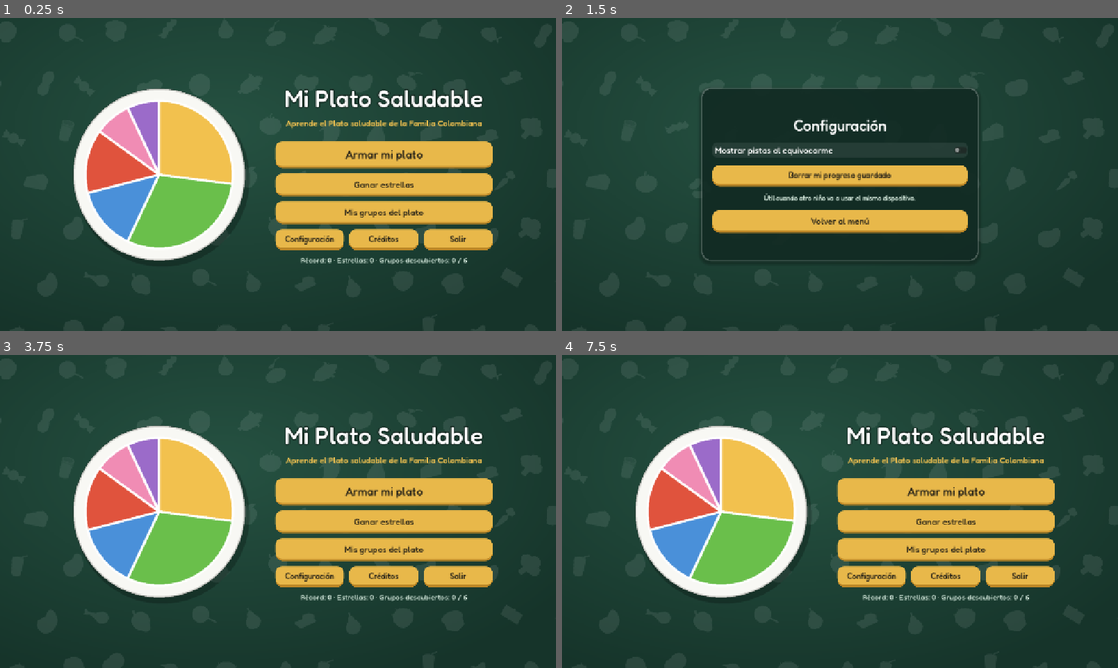
Above: before the commit, frames 1-4 (two rows, left to right).
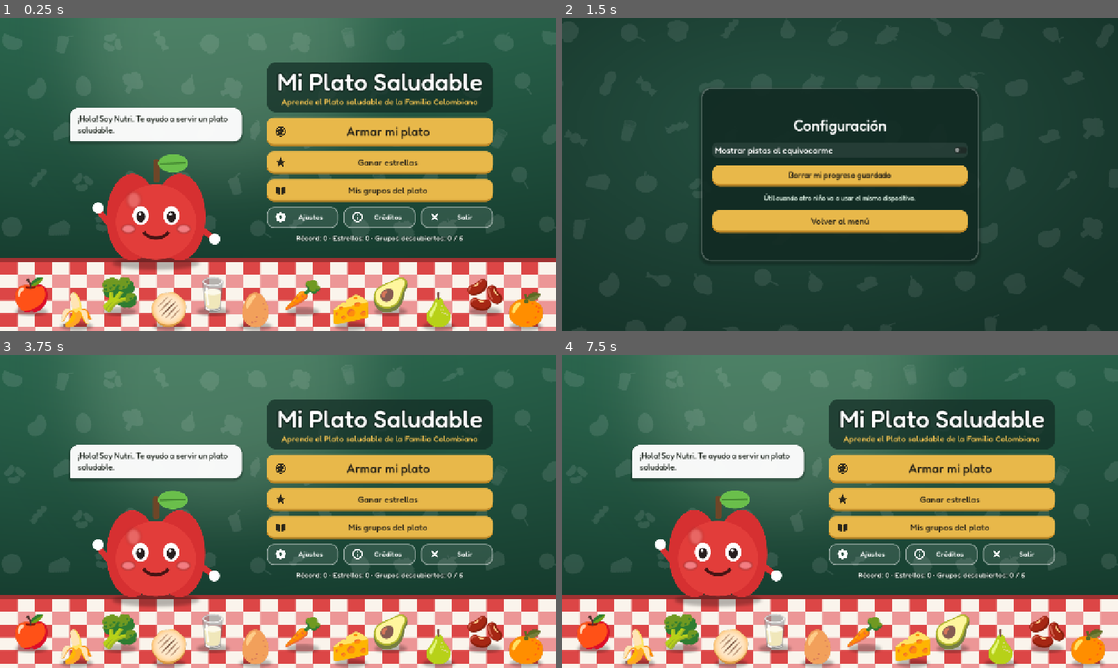
Above: after the commit, the same moments.

Repository: Rcongo01/produccion-videojuegos-2026-2
Game: Godot game, scene res://src/core/main_app.tscn
Two runs of this game, one before a commit and one after it. Both use one fixed random seed, a clock stepped at 60 frames per second and the inputs below.
Inputs (mouse positions are in pixels of both pictures, inside the frame that each line leads up to):
- Up to frame 1 (0.25 s): no input
- Up to frame 2 (1.5 s): click "Configuración" (after the commit: "Ajustes") at 0.5 s; click "Mostrar pistas al equivocarme" at 1.25 s
- Up to frame 3 (3.75 s): click "Borrar mi progreso guardado" at 2 s; click "¿Seguro? Toca otra vez para b…" at 2.75 s; click "Volver al menú" at 3.5 s
- Up to frame 4 (7.5 s): click "Créditos" at 4.25 s; tap Enter at 5, 6.5 s; move the mouse to (962, 495) at 5.02 s; hold D (move_right) 5.03-5.78 s; click (962, 495) at 5.1 s; tap Space at 5.75, 7.25 s; move the mouse to (728, 527) at 5.77 s; hold A (move_left) 5.78-6.53 s; click (728, 527) at 5.85 s; move the mouse to (895, 442) at 6.52 s; hold D (move_right) from 6.53 s (still down); click (895, 442) at 6.6 s; move the mouse to (812, 574) at 7.27 s; click (812, 574) at 7.35 s

The runs differ from the first frame. In frame 1, 75% of the frame differs, in the area x 0-100%, y 0-100%; in frame 2, nothing differs; in frame 3, 74%; in frame 4, 74%.

Commit message:
feat: decorate main menu with illustrated background and Nutri mascot

Diff:
--- a/src/core/main_app.tscn
+++ b/src/core/main_app.tscn
@@ -2,11 +2,13 @@
 
 [ext_resource type="Script" path="res://src/core/main_app.gd" id="1_main"]
 [ext_resource type="Texture2D" path="res://src/assets/ui/background.png" id="2_bg"]
+[ext_resource type="Theme" path="res://src/assets/ui/ui_theme.tres" id="th_ui"]
 
 [node name="MainApp" type="Node"]
 script = ExtResource("1_main")
 
 [node name="Fondo" type="ColorRect" parent="."]
+z_index = -10
 anchors_preset = 15
 anchor_right = 1.0
 anchor_bottom = 1.0
@@ -16,6 +18,7 @@
 color = Color(0.12, 0.26, 0.21, 1)
 
 [node name="FondoImagen" type="TextureRect" parent="."]
+z_index = -10
 anchors_preset = 15
 anchor_right = 1.0
 anchor_bottom = 1.0
@@ -27,6 +30,7 @@
 stretch_mode = 6
 
 [node name="SceneContainer" type="Control" parent="."]
+theme = ExtResource("th_ui")
 layout_mode = 3
 anchors_preset = 15
 anchor_right = 1.0
--- a/src/scenes/main/menu_panel.gd
+++ b/src/scenes/main/menu_panel.gd
@@ -1,11 +1,20 @@
 # res://src/scenes/main/menu_panel.gd
 # Lab 4: la navegación la hacen las instancias de ButtonNav (configuradas en el Inspector).
-# Lab 7: muestra el progreso persistente y oculta "Salir" en la versión Web
-# (en un navegador la página no se puede cerrar desde el juego).
+# Lab 7: muestra el progreso persistente y oculta "Salir" en la versión Web.
+# Lab 8: menú decorado (fondo ilustrado + mascota Nutri). La mascota "respira" con un Tween
+#        y su globo rota consejos de las Guías Alimentarias para dar vida a la pantalla.
 extends Control
+
+const TIP_INTERVAL := 7.0
 
 @onready var btn_exit: Button = $HBox/VBoxMenu/HBoxSmall/BtnExit
 @onready var lbl_stats: Label = $HBox/VBoxMenu/LblStats
+@onready var mascot: TextureRect = $HBox/MascotColumn/Mascot
+@onready var bubble: PanelContainer = $HBox/MascotColumn/Bubble
+@onready var lbl_tip: Label = $HBox/MascotColumn/Bubble/LblTip
+
+var tips: Array[String] = []
+var tip_index: int = 0
 
 
 func _ready() -> void:
@@ -17,3 +26,32 @@
 	lbl_stats.text = "Récord: %d · Estrellas: %d · Grupos descubiertos: %d / %d" % [
 		GlobalManager.best_score, GlobalManager.bonuses.size(),
 		GlobalManager.groups_learned.size(), GlobalManager.groups.size()]
+
+	tips.append("¡Hola! Soy Nutri. Te ayudo a servir un plato saludable.")
+	if GlobalManager.groups_learned.size() < GlobalManager.groups.size():
+		tips.append("Ya descubriste %d de 6 grupos. ¡Arma un plato para encontrar los demás!" % GlobalManager.groups_learned.size())
+	for message in GlobalManager.GABA_MESSAGES:
+		tips.append(message)
+
+	_animate_mascot()
+	var timer := Timer.new()
+	timer.wait_time = TIP_INTERVAL
+	timer.autostart = true
+	timer.timeout.connect(_next_tip)
+	add_child(timer)
+
+
+func _animate_mascot() -> void:
+	await get_tree().process_frame
+	mascot.pivot_offset = Vector2(mascot.size.x / 2.0, mascot.size.y)
+	var tween := create_tween().set_loops()
+	tween.tween_property(mascot, "scale", Vector2(1.03, 0.97), 0.9).set_trans(Tween.TRANS_SINE)
+	tween.tween_property(mascot, "scale", Vector2(0.98, 1.02), 0.9).set_trans(Tween.TRANS_SINE)
+
+
+func _next_tip() -> void:
+	tip_index = (tip_index + 1) % tips.size()
+	var tween := create_tween()
+	tween.tween_property(bubble, "modulate:a", 0.0, 0.25)
+	tween.tween_callback(func() -> void: lbl_tip.text = tips[tip_index])
+	tween.tween_property(bubble, "modulate:a", 1.0, 0.25)
--- a/src/scenes/main/menu_panel.tscn
+++ b/src/scenes/main/menu_panel.tscn
@@ -1,8 +1,41 @@
-[gd_scene load_steps=4 format=3]
+[gd_scene load_steps=14 format=3]
 
 [ext_resource type="Script" path="res://src/scenes/main/menu_panel.gd" id="1_menu"]
 [ext_resource type="PackedScene" path="res://src/components/navigation/button_nav.tscn" id="2_nav"]
-[ext_resource type="Texture2D" path="res://src/assets/ui/logo_plato.png" id="3_logo"]
+[ext_resource type="Theme" path="res://src/assets/ui/ui_theme.tres" id="3_theme"]
+[ext_resource type="Texture2D" path="res://src/assets/ui/menu_background.png" id="4_bg"]
+[ext_resource type="Texture2D" path="res://src/assets/ui/mascot_nutri.png" id="5_mascot"]
+[ext_resource type="Texture2D" path="res://src/assets/ui/icons/plate.png" id="6_plate"]
+[ext_resource type="Texture2D" path="res://src/assets/ui/icons/star.png" id="7_star"]
+[ext_resource type="Texture2D" path="res://src/assets/ui/icons/book.png" id="8_book"]
+[ext_resource type="Texture2D" path="res://src/assets/ui/icons/gear.png" id="9_gear"]
+[ext_resource type="Texture2D" path="res://src/assets/ui/icons/info.png" id="10_info"]
+[ext_resource type="Texture2D" path="res://src/assets/ui/icons/close.png" id="11_close"]
+
+[sub_resource type="StyleBoxFlat" id="Bubble"]
+content_margin_left = 18.0
+content_margin_top = 14.0
+content_margin_right = 18.0
+content_margin_bottom = 14.0
+bg_color = Color(1, 1, 1, 0.96)
+corner_radius_top_left = 20
+corner_radius_top_right = 20
+corner_radius_bottom_right = 20
+corner_radius_bottom_left = 4
+shadow_color = Color(0, 0, 0, 0.25)
+shadow_size = 6
+shadow_offset = Vector2(0, 3)
+
+[sub_resource type="StyleBoxFlat" id="TitleBand"]
+content_margin_left = 24.0
+content_margin_top = 10.0
+content_margin_right = 24.0
+content_margin_bottom = 12.0
+bg_color = Color(0.07, 0.17, 0.14, 0.72)
+corner_radius_top_left = 22
+corner_radius_top_right = 22
+corner_radius_bottom_right = 22
+corner_radius_bottom_left = 22
 
 [node name="MenuPanel" type="Control"]
 layout_mode = 3
@@ -12,7 +45,21 @@
 grow_horizontal = 2
 grow_vertical = 2
 mouse_filter = 2
+theme = ExtResource("3_theme")
 script = ExtResource("1_menu")
+
+[node name="Background" type="TextureRect" parent="."]
+z_index = -1
+layout_mode = 1
+anchors_preset = 15
+anchor_right = 1.0
+anchor_bottom = 1.0
+grow_horizontal = 2
+grow_vertical = 2
+mouse_filter = 2
+texture = ExtResource("4_bg")
+expand_mode = 1
+stretch_mode = 5
 
 [node name="HBox" type="HBoxContainer" parent="."]
 layout_mode = 1
@@ -21,68 +68,97 @@
 anchor_top = 0.5
 anchor_right = 0.5
 anchor_bottom = 0.5
-offset_left = -560.0
-offset_top = -320.0
-offset_right = 560.0
-offset_bottom = 320.0
+offset_left = -590.0
+offset_top = -330.0
+offset_right = 590.0
+offset_bottom = 230.0
 grow_horizontal = 2
 grow_vertical = 2
 mouse_filter = 2
-theme_override_constants/separation = 48
+theme_override_constants/separation = 40
 alignment = 1
 
-[node name="Logo" type="TextureRect" parent="HBox"]
-custom_minimum_size = Vector2(440, 440)
-layout_mode = 2
-size_flags_vertical = 4
-mouse_filter = 2
-texture = ExtResource("3_logo")
+[node name="MascotColumn" type="VBoxContainer" parent="HBox"]
+custom_minimum_size = Vector2(430, 0)
+layout_mode = 2
+size_flags_vertical = 8
+mouse_filter = 2
+theme_override_constants/separation = 6
+alignment = 2
+
+[node name="Bubble" type="PanelContainer" parent="HBox/MascotColumn"]
+layout_mode = 2
+size_flags_horizontal = 4
+mouse_filter = 2
+theme_override_styles/panel = SubResource("Bubble")
+
+[node name="LblTip" type="Label" parent="HBox/MascotColumn/Bubble"]
+custom_minimum_size = Vector2(360, 0)
+layout_mode = 2
+theme_override_colors/font_color = Color(0.17, 0.2, 0.17, 1)
+theme_override_font_sizes/font_size = 18
+text = "¡Hola! Soy Nutri. Te ayudo a servir un plato saludable."
+autowrap_mode = 3
+
+[node name="Mascot" type="TextureRect" parent="HBox/MascotColumn"]
+custom_minimum_size = Vector2(0, 300)
+layout_mode = 2
+mouse_filter = 2
+texture = ExtResource("5_mascot")
 expand_mode = 1
 stretch_mode = 5
 
 [node name="VBoxMenu" type="VBoxContainer" parent="HBox"]
-custom_minimum_size = Vector2(500, 0)
+custom_minimum_size = Vector2(520, 0)
 layout_mode = 2
 size_flags_vertical = 4
 mouse_filter = 2
 theme_override_constants/separation = 12
 
-[node name="LblTitle" type="Label" parent="HBox/VBoxMenu"]
-layout_mode = 2
-theme_override_constants/outline_size = 10
-theme_override_font_sizes/font_size = 54
+[node name="TitleBand" type="PanelContainer" parent="HBox/VBoxMenu"]
+layout_mode = 2
+mouse_filter = 2
+theme_override_styles/panel = SubResource("TitleBand")
+
+[node name="TitleVBox" type="VBoxContainer" parent="HBox/VBoxMenu/TitleBand"]
+layout_mode = 2
+mouse_filter = 2
+theme_override_constants/separation = 0
+
+[node name="LblTitle" type="Label" parent="HBox/VBoxMenu/TitleBand/TitleVBox"]
+layout_mode = 2
+theme_override_constants/outline_size = 12
+theme_override_font_sizes/font_size = 56
 text = "Mi Plato Saludable"
 horizontal_alignment = 1
 
-[node name="LblSubtitle" type="Label" parent="HBox/VBoxMenu"]
+[node name="LblSubtitle" type="Label" parent="HBox/VBoxMenu/TitleBand/TitleVBox"]
 layout_mode = 2
 theme_override_colors/font_color = Color(0.95, 0.76, 0.31, 1)
 theme_override_font_sizes/font_size = 19
 text = "Aprende el Plato saludable de la Familia Colombiana"
 horizontal_alignment = 1
 
-[node name="Spacer" type="Control" parent="HBox/VBoxMenu"]
-custom_minimum_size = Vector2(0, 6)
-layout_mode = 2
-mouse_filter = 2
-
 [node name="BtnPlatePanel" parent="HBox/VBoxMenu" instance=ExtResource("2_nav")]
-custom_minimum_size = Vector2(0, 62)
-layout_mode = 2
-theme_override_font_sizes/font_size = 26
+custom_minimum_size = Vector2(0, 66)
+layout_mode = 2
+theme_override_font_sizes/font_size = 28
 text = "Armar mi plato"
+icon = ExtResource("6_plate")
 target_scene = "res://src/scenes/plate_process/plate_game/plate_game_main.tscn"
 
 [node name="BtnBonusEvent" parent="HBox/VBoxMenu" instance=ExtResource("2_nav")]
 custom_minimum_size = Vector2(0, 52)
 layout_mode = 2
 text = "Ganar estrellas"
+icon = ExtResource("7_star")
 target_scene = "res://src/scenes/plate_process/bonus_event.tscn"
 
 [node name="BtnAlbum" parent="HBox/VBoxMenu" instance=ExtResource("2_nav")]
 custom_minimum_size = Vector2(0, 52)
 layout_mode = 2
 text = "Mis grupos del plato"
+icon = ExtResource("8_book")
 target_scene = "res://src/scenes/album/album_panel.tscn"
 
 [node name="HBoxSmall" type="HBoxContainer" parent="HBox/VBoxMenu"]
@@ -94,28 +170,38 @@
 custom_minimum_size = Vector2(0, 48)
 layout_mode = 2
 size_flags_horizontal = 3
-theme_override_font_sizes/font_size = 18
-text = "Configuración"
+tooltip_text = "Configuración"
+theme_type_variation = &"SecondaryButton"
+theme_override_font_sizes/font_size = 17
+text = "Ajustes"
+icon = ExtResource("9_gear")
 target_scene = "res://src/scenes/config/config_panel.tscn"
 
 [node name="BtnCredits" parent="HBox/VBoxMenu/HBoxSmall" instance=ExtResource("2_nav")]
 custom_minimum_size = Vector2(0, 48)
 layout_mode = 2
 size_flags_horizontal = 3
-theme_override_font_sizes/font_size = 18
+tooltip_text = "Créditos"
+theme_type_variation = &"SecondaryButton"
+theme_override_font_sizes/font_size = 17
 text = "Créditos"
+icon = ExtResource("10_info")
 target_scene = "res://src/scenes/credits/credits_panel.tscn"
 
 [node name="BtnExit" type="Button" parent="HBox/VBoxMenu/HBoxSmall"]
 custom_minimum_size = Vector2(0, 48)
 layout_mode = 2
 size_flags_horizontal = 3
-theme_override_font_sizes/font_size = 18
+tooltip_text = "Cerrar el juego"
+theme_type_variation = &"SecondaryButton"
+theme_override_font_sizes/font_size = 17
 text = "Salir"
+icon = ExtResource("11_close")
 
 [node name="LblStats" type="Label" parent="HBox/VBoxMenu"]
 layout_mode = 2
-theme_override_colors/font_color = Color(0.85, 0.93, 0.88, 1)
+theme_override_colors/font_color = Color(0.92, 0.97, 0.94, 1)
+theme_override_constants/outline_size = 6
 theme_override_font_sizes/font_size = 17
 text = "Récord: 0 · Estrellas: 0 · Grupos descubiertos: 0 / 6"
 horizontal_alignment = 1
Binary file added: src/assets/ui/mascot_nutri.png
Not shown, added: src/assets/ui/mascot_nutri.png.import
Binary file added: src/assets/ui/menu_background.png
Not shown, added: src/assets/ui/menu_background.png.import
